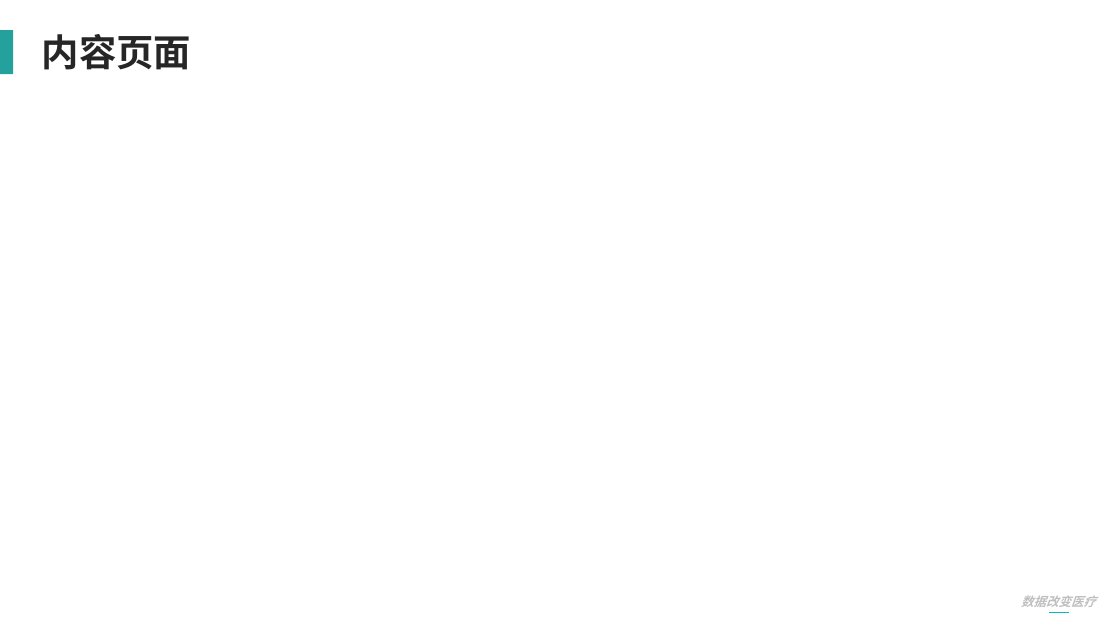
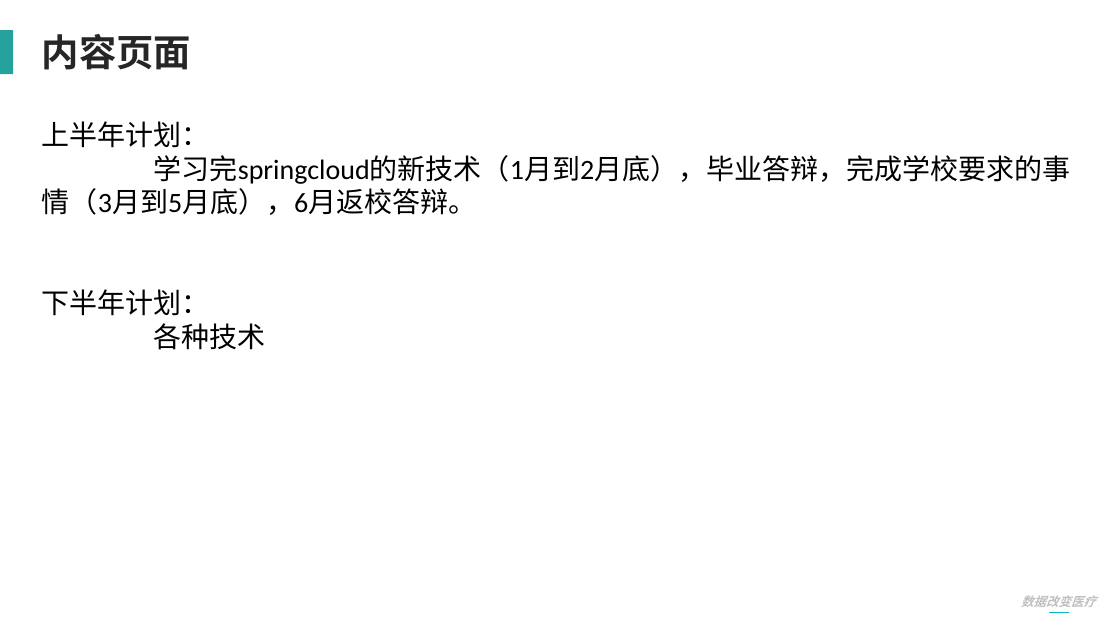
Before and after one commit to Aubwls/dabian, a slide deck: slide 10 of 实习答辩PPT模板-2020.pptx. Drawn at 1120x630 pixels with LibreOffice and Linux fonts; fonts in the diff are those of the drawing. Boxes give left, top, right and bottom in pixels: in the first picture for what was removed or moved away, otherwise in the second. Text is boxed around its words. In the diff, an @@ line names an element or a change of style, - is before the commit and + after.

```diff
--- a/实习答辩PPT模板-2020.pptx
+++ b/实习答辩PPT模板-2020.pptx
@@ text added at <box>42,121,1070,350</box>, 18 pt, text #000000 @@
+上半年计划：
+学习完springcloud的新技术（1月到2月底），毕业答辩，完成学校要求的事情（3月到5月底），6月返校答辩。
+下半年计划：
+各种技术
```
Also in this commit, not shown: 5 other slides changed.
